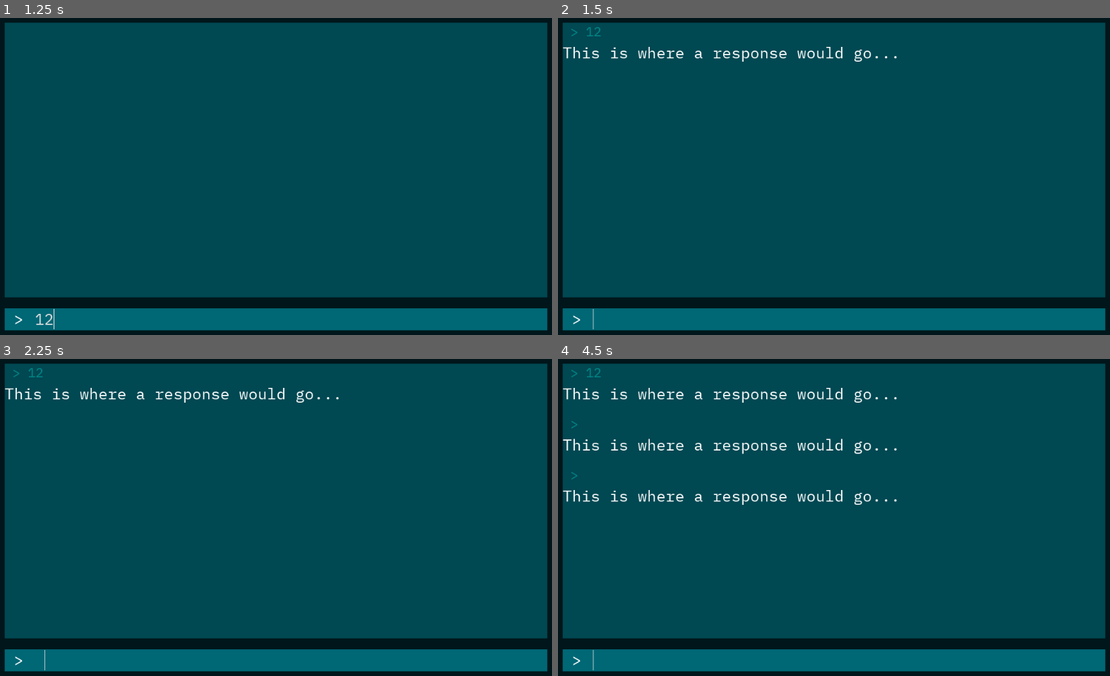
Above: before the commit, frames 1-4 (two rows, left to right).
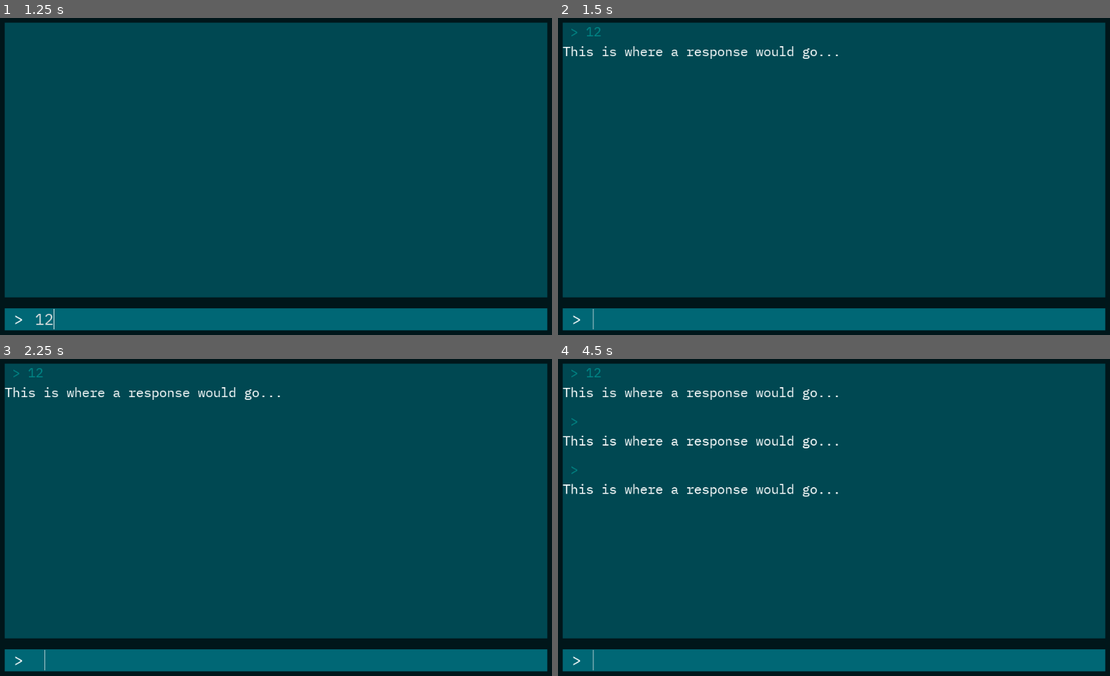
Above: after the commit, the same moments.

Repository: TheGeekSKM/the-mines-godot-port
Game: Godot game, scene res://Scenes/Game.tscn
The game is run twice, just before and just after one commit, with the same random seed, the same clock (stepped at 60 frames per second) and the same inputs.
Inputs (mouse positions are in pixels of both pictures, inside the frame that each line leads up to):
- Up to frame 1 (1.25 s): click (292, 319) at 0.52 s; type "12" at 0.6 s
- Up to frame 2 (1.5 s): tap Enter at 1.25 s
- Up to frame 3 (2.25 s): tap Space at 2 s
- Up to frame 4 (4.5 s): tap Enter at 2.75, 4.25 s; tap Space at 3.5 s

Frame 1 is identical in both runs. In frame 2, 0.9% of the frame differs, in the area x 0-62%, y 8-14%; in frame 3, 0.9%; in frame 4, 3.1%, in the area x 0-62%, y 8-46%.

Commit message:
Early Entry Deletion to Free Memory

Diff:
--- a/Scenes/Game.tscn
+++ b/Scenes/Game.tscn
@@ -48,11 +48,12 @@
 size_flags_vertical = 3
 custom_styles/panel = SubResource( 2 )
 
-[node name="ScrollContainer" type="ScrollContainer" parent="Background/MarginContainer/Rows/GameInfo"]
+[node name="Scroll" type="ScrollContainer" parent="Background/MarginContainer/Rows/GameInfo"]
 margin_right = 984.0
 margin_bottom = 500.0
+scroll_horizontal_enabled = false
 
-[node name="HistoryRows" type="VBoxContainer" parent="Background/MarginContainer/Rows/GameInfo/ScrollContainer"]
+[node name="HistoryRows" type="VBoxContainer" parent="Background/MarginContainer/Rows/GameInfo/Scroll"]
 custom_constants/separation = 20
 
 [node name="InputArea" type="PanelContainer" parent="Background/MarginContainer/Rows"]
--- a/Scenes/InputResponse.tscn
+++ b/Scenes/InputResponse.tscn
@@ -1,6 +1,5 @@
-[gd_scene load_steps=4 format=2]
+[gd_scene load_steps=3 format=2]
 
-[ext_resource path="res://Fonts/plex_mono_28.tres" type="DynamicFont" id=1]
 [ext_resource path="res://Fonts/plex_mono_24.tres" type="DynamicFont" id=2]
 [ext_resource path="res://Scripts/InputResponse.gd" type="Script" id=3]
 
@@ -19,6 +18,6 @@
 [node name="Response" type="Label" parent="."]
 margin_top = 36.0
 margin_right = 984.0
-margin_bottom = 73.0
-custom_fonts/font = ExtResource( 1 )
+margin_bottom = 68.0
+custom_fonts/font = ExtResource( 2 )
 text = "This is what the game will give back."
--- a/Scripts/Game.gd
+++ b/Scripts/Game.gd
@@ -2,12 +2,37 @@
 
 const InputResponse = preload("res://Scenes/InputResponse.tscn")
 
-onready var history_rows = $Background/MarginContainer/Rows/GameInfo/ScrollContainer/HistoryRows
+export (int) var max_lines_remembered := 30
+
+var max_scroll_length := 0
+
+onready var history_rows = $Background/MarginContainer/Rows/GameInfo/Scroll/HistoryRows
+onready var scroll = $Background/MarginContainer/Rows/GameInfo/Scroll
+onready var scroll_bar = scroll.get_v_scrollbar()
+
+func _ready() -> void:
+	scroll_bar.connect("changed", self, "handle_scroll_bar_changed")
+	max_scroll_length = scroll_bar.max_value
+
+
+func handle_scroll_bar_changed():
+
+	if max_scroll_length != scroll_bar.max_value:
+		max_scroll_length = scroll_bar.max_value
+		scroll.scroll_vertical = max_scroll_length
+
 
 
 func _on_Input_text_entered(new_text: String) -> void:
+	if new_text.empty():
+		return
+
 	var input_response = InputResponse.instance()
+	input_response.set_text(new_text, "This is where a response would go...")
+	history_rows.add_child(input_response)
 
-	input_response.set_text(new_text, "This is where a response would go...")
+	if history_rows.get_child_count() > max_lines_remembered:
+		var rows_to_forget = history_rows.get_child_count() - max_lines_remembered
 
-	history_rows.add_child(input_response)
+		for i in range(rows_to_forget):
+			history_rows.get_child(i).queue_free()
